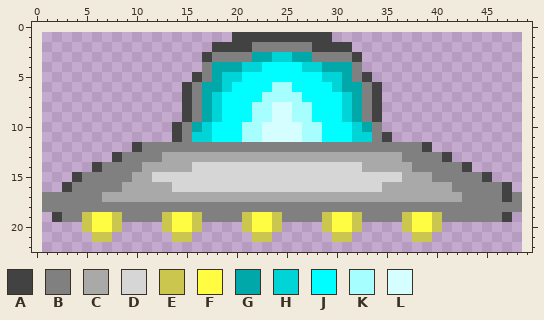
Pixel-art sprite -- core/raw-sprites/invader-1.png. Above, as it was before the edit.
The file is 48x24 pixels. The old version is drawn lined up with the new one, on the new canvas.
Palette (. is transparent): A #424242  B #808080  C #a9a9a9  D #d6d6d6  E #cbc64e  F #fffc41  G #00a8a9  H #00d4d6  J #00fdff  K #a6feff  L #d4feff
And afterwards:
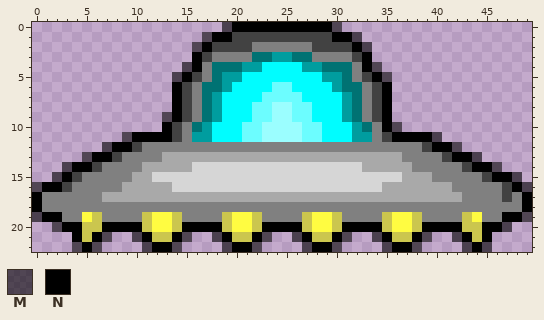
Colours new in this view: M #00000096  N #000000
From old to new:
{"change": "canvas 48x24 -> 50x23, the old top-left corner now at 1,1 (the part of the old canvas that was cut away was empty and is not shown)"}
{"colour":"G","old":"#00a8a9","new":"#007273"}
{"colour":"H","old":"#00d4d6","new":"#009d9f"}
{"colour":"K","old":"#a6feff","new":"#6cfdff"}
{"colour":"L","old":"#d4feff","new":"#9bfeff"}
{"y":0,"x":19,"old":"............","new":"MNNNNNNNNNNM"}
{"y":1,"x":17,"old":"...","new":"MNN"}
{"y":1,"x":30,"old":"...","new":"NNM"}
{"y":2,"x":16,"old":"..","new":"MN"}
{"y":2,"x":32,"old":"..","new":"NM"}
{"y":3,"x":16,"old":".","new":"N"}
{"y":3,"x":33,"old":".","new":"N"}
{"y":4,"x":15,"old":"..","new":"MN"}
{"y":4,"x":33,"old":"..","new":"NM"}
{"y":5,"x":14,"old":"..","new":"MN"}
{"y":5,"x":34,"old":"..","new":"NM"}
{"y":6,"x":14,"old":".","new":"N"}
{"y":6,"x":35,"old":".","new":"N"}
{"y":7,"x":14,"old":".","new":"N"}
{"y":7,"x":35,"old":".","new":"N"}
{"y":8,"x":14,"old":".","new":"N"}
{"y":8,"x":35,"old":".","new":"N"}
{"y":9,"x":13,"old":"..","new":"MN"}
{"y":9,"x":35,"old":".","new":"N"}
{"y":10,"x":13,"old":".","new":"N"}
{"y":10,"x":35,"old":"..","new":"NM"}
{"y":11,"x":9,"old":".....","new":"MNNNN"}
{"y":11,"x":36,"old":".....","new":"NNNNM"}
{"y":12,"x":7,"old":"...","new":"MNN"}
{"y":12,"x":40,"old":"...","new":"NNM"}
{"y":13,"x":5,"old":"...","new":"MNN"}
{"y":13,"x":42,"old":"...","new":"NNM"}
{"y":14,"x":3,"old":"...","new":"MNN"}
{"y":14,"x":44,"old":"...","new":"NNM"}
{"y":15,"x":2,"old":"..","new":"MN"}
{"y":15,"x":46,"old":"...","new":"NNM"}
{"y":16,"x":0,"old":"...","new":"MNN"}
{"y":16,"x":48,"old":"..","new":"NM"}
{"y":17,"x":0,"old":".","new":"N"}
{"y":17,"x":49,"old":".","new":"N"}
{"y":18,"x":0,"old":".","new":"N"}
{"y":18,"x":49,"old":".","new":"N"}
{"y":19,"x":0,"old":"..A","new":"MNN"}
{"y":19,"x":5,"old":"EFFE","new":"FEBB"}
{"y":19,"x":11,"old":"BBEFFE","new":"EFFEBB"}
{"y":19,"x":19,"old":"BBEFFE","new":"EFFEBB"}
{"y":19,"x":27,"old":"BBEFFE","new":"EFFEBB"}
{"y":19,"x":35,"old":"BBEFFE","new":"EFFEBB"}
{"y":19,"x":43,"old":"BB","new":"EF"}
{"y":19,"x":47,"old":"A..","new":"NNM"}
{"y":20,"x":2,"old":"...","new":"MNN"}
{"y":20,"x":6,"old":"FFE....EFFE....EFFE....EFFE....EFFE.......","new":"ENNNNEFFENNNNEFFENNNNEFFENNNNEFFENNNNEENNM"}
{"y":21,"x":4,"old":"..EE","new":"NENM"}
{"y":21,"x":10,"old":"....EE","new":"MNEENM"}
{"y":21,"x":18,"old":"....EE","new":"MNEENM"}
{"y":21,"x":26,"old":"....EE","new":"MNEENM"}
{"y":21,"x":34,"old":"....EE","new":"MNEENM"}
{"y":21,"x":42,"old":"....","new":"MNEN"}
{"y":22,"x":4,"old":"...","new":"MNM"}
{"y":22,"x":11,"old":"....","new":"MNNM"}
{"y":22,"x":19,"old":"....","new":"MNNM"}
{"y":22,"x":27,"old":"....","new":"MNNM"}
{"y":22,"x":35,"old":"....","new":"MNNM"}
{"y":22,"x":43,"old":"...","new":"MNM"}
